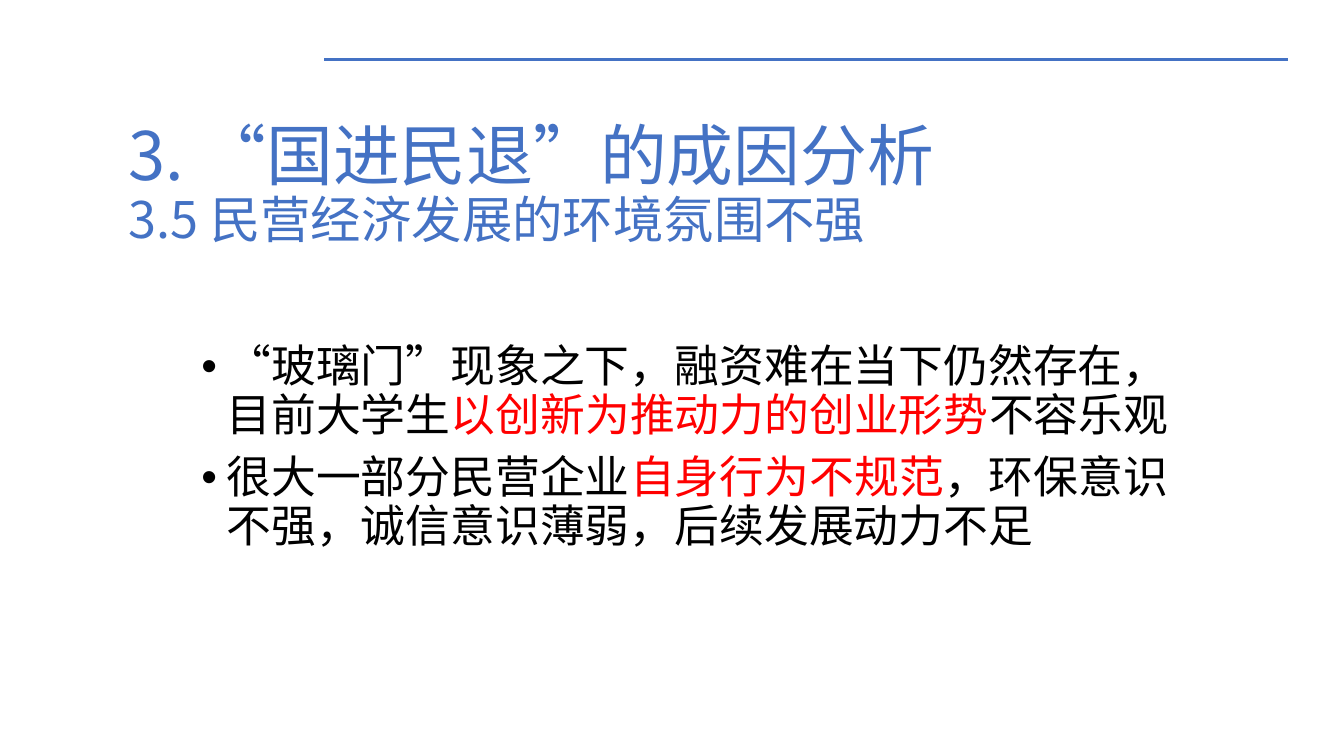
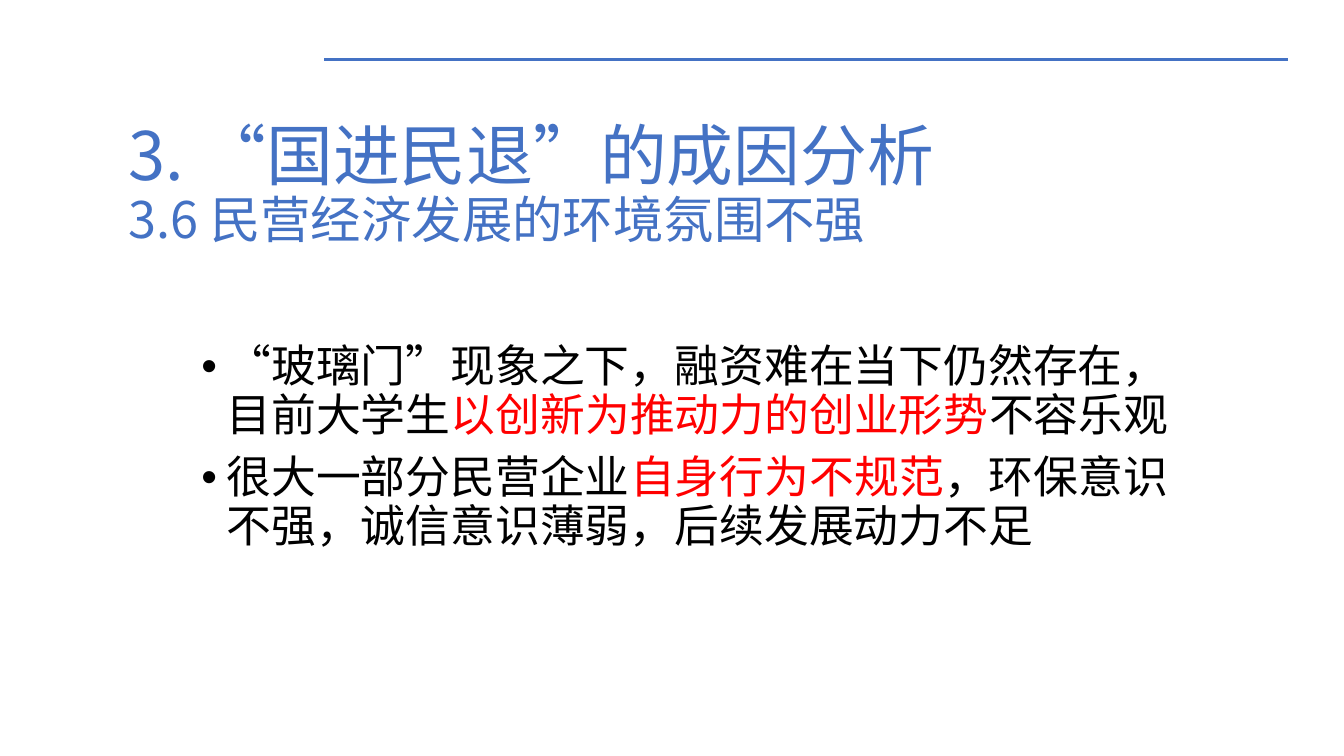
Before and after one commit to WilliamYi96/Humanities-and-Social-Sciences, a slide deck: slide 12 of Philosophy/the_basic_principle_of_marxism/国进民退现象分析/国进民退现象分析.pptx. Drawn at 1344x756 pixels with LibreOffice and Linux fonts; fonts in the diff are those of the drawing; background and template pictures are left out. Boxes give left, top, right and bottom in pixels: in the first picture for what was removed or moved away, otherwise in the second. Text is boxed around its words. In the diff, an @@ line names an element or a change of style, - is before the commit and + after.

```diff
--- a/Philosophy/the_basic_principle_of_marxism/国进民退现象分析/国进民退现象分析.pptx
+++ b/Philosophy/the_basic_principle_of_marxism/国进民退现象分析/国进民退现象分析.pptx
@@ title at bbox=[129, 123, 934, 243]: text changed @@
-3. “国进民退”的成因分析
-3.5 民营经济发展的环境氛围不强
+3. “国进民退”的成因分析
+3.6 民营经济发展的环境氛围不强
```
Also in this commit, not shown: 3 other slides changed.
